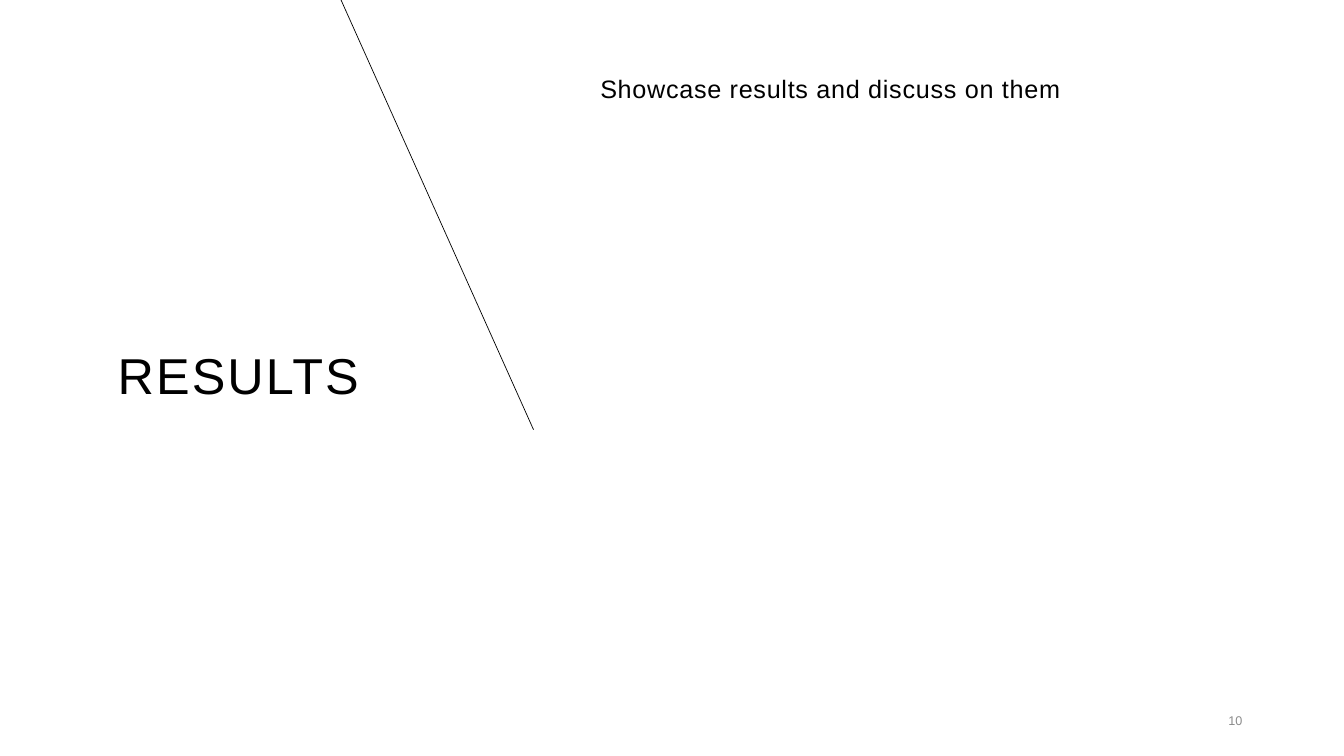
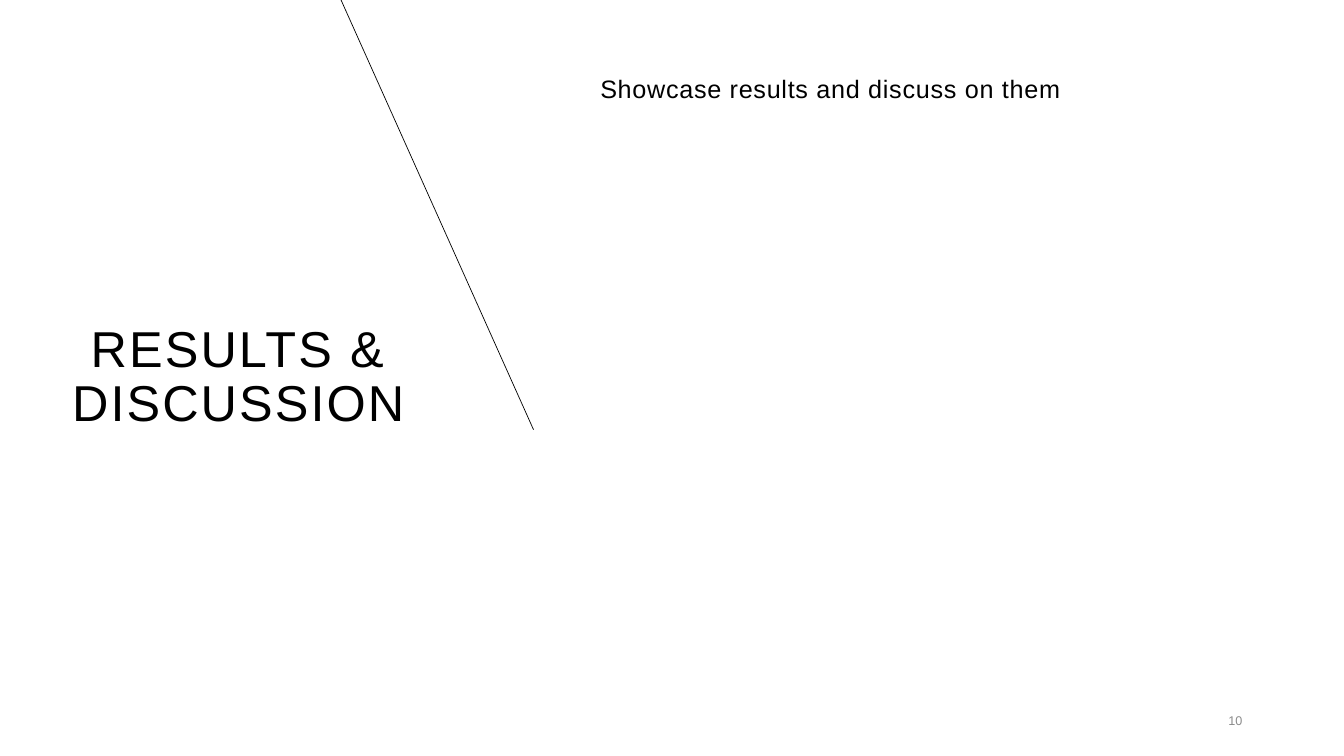
Before and after one commit to HillelCharbit/Trading-Algorithm-Project---google-trends, a slide deck: slide 10 of presentation/Google Trends as a Sentiment Indicator in Algorithmic.pptx. Drawn at 1344x756 pixels with LibreOffice and Linux fonts; fonts in the diff are those of the drawing. Boxes give left, top, right and bottom in pixels: in the first picture for what was removed or moved away, otherwise in the second. Text is boxed around its words. In the diff, an @@ line names an element or a change of style, - is before the commit and + after.

Commit message:
presentation versions

```diff
--- a/presentation/Google Trends as a Sentiment Indicator in Algorithmic.pptx
+++ b/presentation/Google Trends as a Sentiment Indicator in Algorithmic.pptx
@@ title at (x1=72, y1=331, x2=404, y2=422): text changed @@
-RESULTS
+RESULTS & DISCUSSION
```
Also in this commit, not shown: 1 other file.
